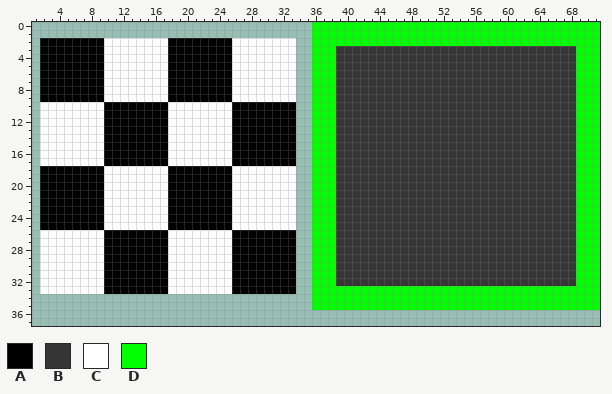
Edited in one commit: sprite sheet (tilesets/t_collision/output_tileset.png). The picture above was drawn from the file before the commit.
The file is 72x72 pixels. Shown: x 1..71, y 0..37.
Palette (. is transparent): A #000000  B #363636  C #ffffff  D #00ff00
After:
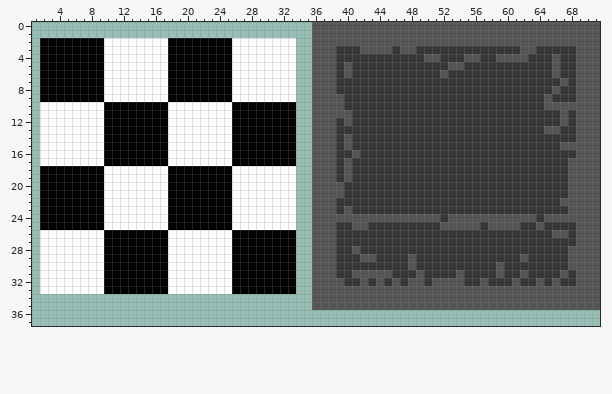
Diff:
Colour D changes from #00ff00 to #555555.
Colour B gives way to colour D in row 3 at x 42 to 45, 47 to 48 and 62 to 63; in row 4 at x 50 to 51, 55 to 56, 59 to 62 and 66; in row 5 at x 40, 53 to 54 and 66; in row 6 at x 40, 52 and 66; in row 7 at x 67; in row 8 at x 66.
Colour B gives way to colour D in row 9 at x 39 and 65; in row 10 at x 39 and 65 to 68; in row 11 at x 39 to 40 and 67; in row 12 at x 40 and 67; in row 13 at x 65 to 66; in row 14 at x 40.
Colour B gives way to colour D in row 15 at x 40 and 67 to 68; in row 16 at x 41; in rows 17 to 19 at x 40 and 68; in rows 20 to 21 at x 39 and 68; in row 22 at x 67 to 68; in row 23 at x 40 and 68.
Colour B gives way to colour D in row 24 at x 39 to 51, 53 to 63 and 65 to 68; in row 25 at x 41 to 42, 52 to 56, 58 to 61 and 64; in row 26 at x 66 to 67; in row 28 at x 41 and 68; in row 29 at x 42 to 43, 48, 62 and 68; in row 30 at x 48, 59 and 68.
Colour B gives way to colour D in row 31 at x 41 to 45, 49, 54, 59, 62 and 67; in row 32 at x 39, 42, 44, 46, 48 to 49, 51 to 54, 57, 61, 64 and 66.
